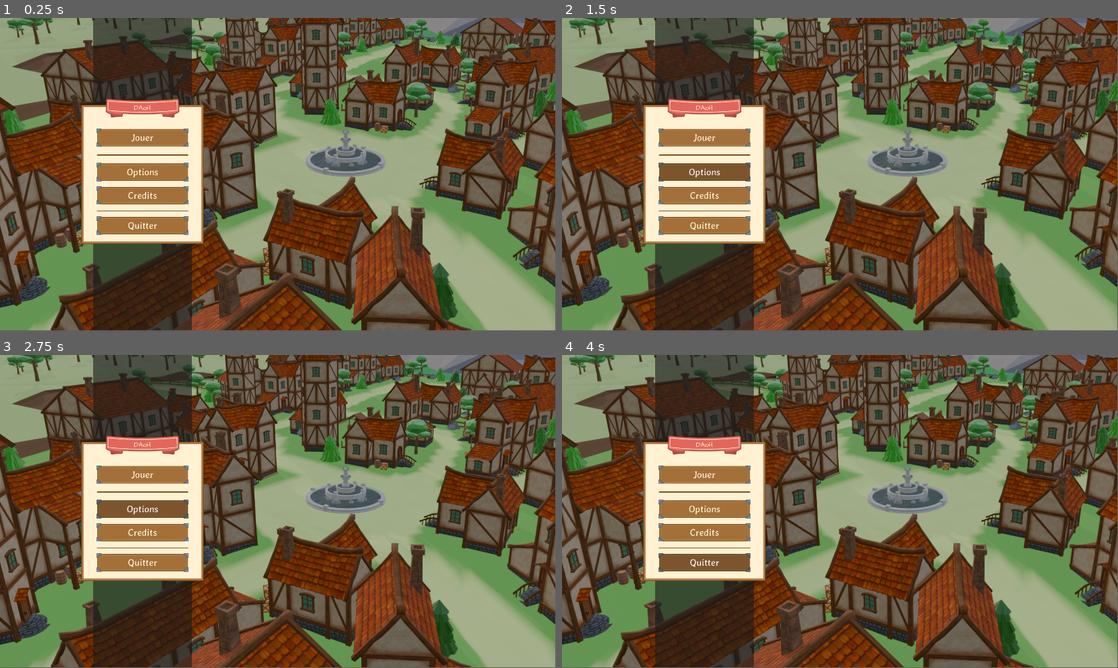
Above: before the commit, frames 1-4 (two rows, left to right).
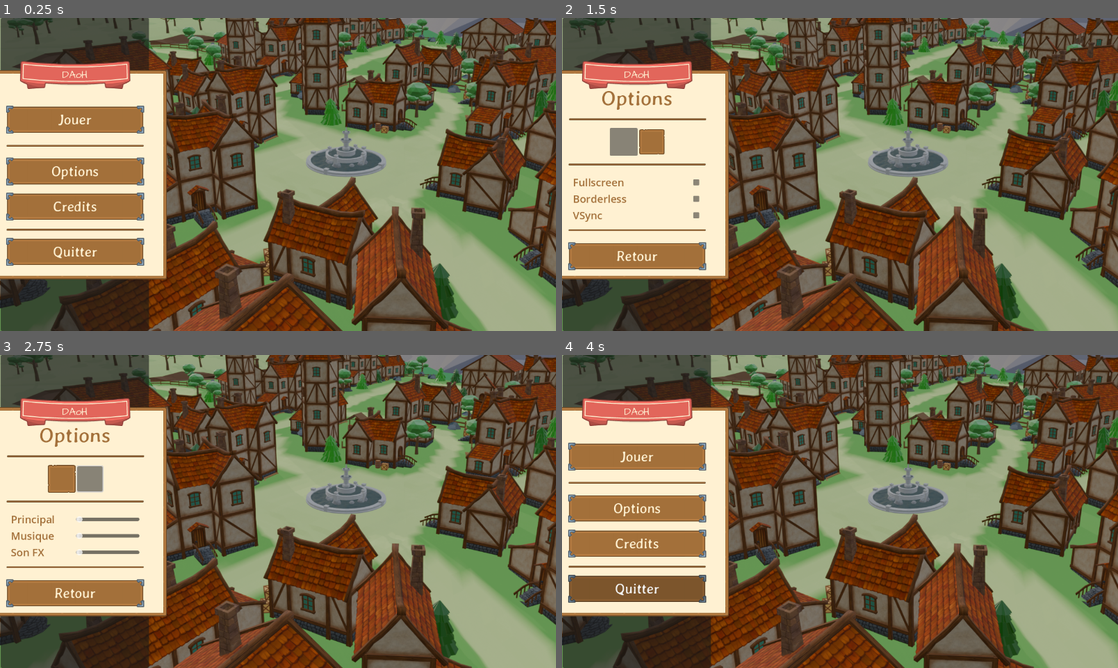
Above: after the commit, the same moments.

Repository: LuDoSniper/DAoH
Game: Godot game, scene res://scenes/menu/home/home_menu.tscn
The game is run twice, just before and just after one commit, with the same random seed, the same clock (stepped at 60 frames per second) and the same inputs.
Inputs (mouse positions are in pixels of both pictures, inside the frame that each line leads up to):
- Up to frame 1 (0.25 s): no input
- Up to frame 2 (1.5 s): click "Options" at 0.5 s; click (623, 140) at 1.27 s
- Up to frame 3 (2.75 s): click (88, 477) at 2.02 s
- Up to frame 4 (4 s): click (706, 533) at 2.75 s, where only the run before the commit has a clickable "Credits"; click "Retour" at 3.5 s
In our replay, the window is 799x449 before the commit and 800x450 after it. These sizes can differ from the game's own. Grey fills any space a smaller window leaves; there, only what the larger window draws over its background counts as a difference.

The runs differ from the first frame. In frame 1, 34% of the frame differs, in the area x 0-100%, y 0-100%; in frame 2, 33%; in frame 3, 33%; in frame 4, 34%.

Commit message:
Add settings scene

Diff:
--- a/project.godot
+++ b/project.godot
@@ -23,9 +23,8 @@
 
 [display]
 
-window/size/viewport_width=1920
-window/size/viewport_height=1080
-window/size/mode=3
+window/size/viewport_width=1280
+window/size/viewport_height=720
 
 [input]
 
--- a/scenes/menu/home/home_menu.gd
+++ b/scenes/menu/home/home_menu.gd
@@ -16,7 +16,7 @@
 
 
 func _on_settings_pressed() -> void:
-	print("Settings")
+	get_tree().change_scene_to_file("res://scenes/menu/settings/settings.tscn")
 
 func _on_credits_pressed() -> void:
 	get_tree().change_scene_to_file("res://scenes/menu/credits/credits.tscn")
--- /dev/null
+++ b/scenes/menu/settings/settings.gd
@@ -0,0 +1,63 @@
+extends Control
+
+@onready var video_type_button: Button = $MenuBG/Box/TypeMenu/Video
+@onready var audio_type_button: Button = $MenuBG/Box/TypeMenu/Audio
+@onready var video: HBoxContainer = $MenuBG/Box/Video
+@onready var audio: HBoxContainer = $MenuBG/Box/Audio
+
+var state = "video"
+
+var panel_selected = preload("res://addons/menu/panel_brown_arrows_dark_detail.png")
+var panel = preload("res://addons/menu/panel_brown_damaged_dark.png")
+
+func _ready() -> void:
+	_update_button_styles()
+
+func _on_video_pressed() -> void:
+	if state != "video":
+		state = "video"
+		video.visible = true
+		audio.visible = false
+		_update_button_styles()
+
+func _on_audio_pressed() -> void:
+	if state != "audio":
+		state = "audio"
+		video.visible = false
+		audio.visible = true
+		_update_button_styles()
+
+func _update_button_styles() -> void:
+	var selected_stylebox = StyleBoxTexture.new()
+	selected_stylebox.texture = panel_selected
+
+	var default_stylebox = StyleBoxTexture.new()
+	default_stylebox.texture = panel
+
+	if state == "video":
+		video_type_button.add_theme_stylebox_override("normal", selected_stylebox)
+		audio_type_button.add_theme_stylebox_override("normal", default_stylebox)
+	else:
+		audio_type_button.add_theme_stylebox_override("normal", selected_stylebox)
+		video_type_button.add_theme_stylebox_override("normal", default_stylebox)
+
+func _on_quitter_pressed() -> void:
+	get_tree().change_scene_to_file("res://scenes/menu/home/home_menu.tscn")
+
+
+func _on_fullscreen_toggled(toggled_on: bool) -> void:
+	if toggled_on:
+		DisplayServer.window_set_mode(DisplayServer.WINDOW_MODE_FULLSCREEN)
+	else:
+		DisplayServer.window_set_mode(DisplayServer.WINDOW_MODE_WINDOWED)
+
+func _on_borderless_toggled(toggled_on: bool) -> void:
+	# Ne s'applique que si on est en mode fenêtré
+	if DisplayServer.window_get_mode() == DisplayServer.WINDOW_MODE_WINDOWED:
+		DisplayServer.window_set_flag(DisplayServer.WINDOW_FLAG_BORDERLESS, toggled_on)
+
+func _on_v_sync_toggled(toggled_on: bool) -> void:
+	# Active ou désactive la V-Sync
+	DisplayServer.window_set_vsync_mode(
+		DisplayServer.VSYNC_ENABLED if toggled_on else DisplayServer.VSYNC_DISABLED
+	)
--- /dev/null
+++ b/scenes/menu/settings/settings.tscn
@@ -0,0 +1,384 @@
+[gd_scene load_steps=21 format=3 uid="uid://bo11voxn7kjnh"]
+
+[ext_resource type="Script" uid="uid://cqweqwrktltpt" path="res://scenes/menu/settings/settings.gd" id="1_j2hhu"]
+[ext_resource type="Texture2D" uid="uid://b0l250speial6" path="res://addons/menu/backgorund.png" id="1_q0jny"]
+[ext_resource type="Texture2D" uid="uid://cu7e4oa8l550b" path="res://addons/menu/background_menu.png" id="2_j2hhu"]
+[ext_resource type="Texture2D" uid="uid://eardw2gpfua0" path="res://addons/menu/banner_classic_curtain.png" id="3_raitm"]
+[ext_resource type="FontFile" uid="uid://cwmm4nox1semj" path="res://addons/menu/ArchitectsDaughter-Regular.ttf" id="4_wxqhd"]
+[ext_resource type="FontFile" uid="uid://dtt47eqkbupus" path="res://addons/menu/AveriaGruesaLibre-Regular.ttf" id="5_27xop"]
+[ext_resource type="Texture2D" uid="uid://ci2jec1qk52vq" path="res://addons/menu/coupure.png" id="6_0bjim"]
+[ext_resource type="Texture2D" uid="uid://b8bpd53ul5cgi" path="res://addons/menu/bouton.png" id="7_k1bdj"]
+[ext_resource type="Texture2D" uid="uid://dkyahl08epuid" path="res://addons/menu/panel_brown_arrows_dark_detail.png" id="8_wxqhd"]
+[ext_resource type="Texture2D" uid="uid://bf1v8nxq8uafa" path="res://addons/menu/panel_brown_damaged_dark.png" id="9_27xop"]
+
+[sub_resource type="StyleBoxTexture" id="StyleBoxTexture_tk68u"]
+texture = ExtResource("1_q0jny")
+modulate_color = Color(0.886262, 0.886262, 0.886261, 1)
+
+[sub_resource type="StyleBoxTexture" id="StyleBoxTexture_7xv20"]
+texture = ExtResource("2_j2hhu")
+
+[sub_resource type="StyleBoxTexture" id="StyleBoxTexture_t40bu"]
+texture = ExtResource("3_raitm")
+
+[sub_resource type="StyleBoxTexture" id="StyleBoxTexture_rdo6b"]
+texture = ExtResource("6_0bjim")
+
+[sub_resource type="StyleBoxTexture" id="StyleBoxTexture_0bjim"]
+texture = ExtResource("8_wxqhd")
+
+[sub_resource type="StyleBoxTexture" id="StyleBoxTexture_k1bdj"]
+texture = ExtResource("9_27xop")
+
+[sub_resource type="StyleBoxTexture" id="StyleBoxTexture_hdkr8"]
+texture = ExtResource("7_k1bdj")
+modulate_color = Color(0.760784, 0.760784, 0.760784, 1)
+
+[sub_resource type="StyleBoxTexture" id="StyleBoxTexture_wkj13"]
+texture = ExtResource("7_k1bdj")
+modulate_color = Color(0.760784, 0.760784, 0.760784, 1)
+
+[sub_resource type="StyleBoxTexture" id="StyleBoxTexture_7kjfy"]
+texture = ExtResource("7_k1bdj")
+modulate_color = Color(0.760784, 0.760784, 0.760784, 1)
+
+[sub_resource type="StyleBoxTexture" id="StyleBoxTexture_j5tnx"]
+texture = ExtResource("7_k1bdj")
+
+[node name="Settings" type="Control"]
+layout_mode = 3
+anchors_preset = 15
+anchor_right = 1.0
+anchor_bottom = 1.0
+grow_horizontal = 2
+grow_vertical = 2
+script = ExtResource("1_j2hhu")
+
+[node name="Game" type="Panel" parent="."]
+layout_mode = 1
+anchors_preset = 15
+anchor_right = 1.0
+anchor_bottom = 1.0
+grow_horizontal = 2
+grow_vertical = 2
+theme_override_styles/panel = SubResource("StyleBoxTexture_tk68u")
+
+[node name="Panel" type="Panel" parent="."]
+layout_mode = 1
+anchors_preset = 13
+anchor_left = 0.5
+anchor_right = 0.5
+anchor_bottom = 1.0
+offset_left = -638.5
+offset_right = -297.5
+grow_horizontal = 2
+grow_vertical = 2
+
+[node name="MenuBG" type="Panel" parent="."]
+layout_mode = 1
+anchors_preset = 8
+anchor_left = 0.5
+anchor_top = 0.5
+anchor_right = 0.5
+anchor_bottom = 0.5
+offset_left = -679.0
+offset_top = -240.5
+offset_right = -256.0
+offset_bottom = 240.5
+grow_horizontal = 2
+grow_vertical = 2
+theme_override_styles/panel = SubResource("StyleBoxTexture_7xv20")
+
+[node name="Bandeau" type="Panel" parent="MenuBG"]
+layout_mode = 1
+anchors_preset = 5
+anchor_left = 0.5
+anchor_right = 0.5
+offset_left = -127.0
+offset_top = -21.5
+offset_right = 127.0
+offset_bottom = 42.5
+grow_horizontal = 2
+theme_override_styles/panel = SubResource("StyleBoxTexture_t40bu")
+
+[node name="Label" type="Label" parent="MenuBG/Bandeau"]
+layout_mode = 1
+anchors_preset = 8
+anchor_left = 0.5
+anchor_top = 0.5
+anchor_right = 0.5
+anchor_bottom = 0.5
+offset_left = -133.0
+offset_top = -55.5
+offset_right = 133.0
+offset_bottom = 55.5
+grow_horizontal = 2
+grow_vertical = 2
+theme_override_colors/font_color = Color(1, 0.945098, 0.823529, 1)
+theme_override_fonts/font = ExtResource("4_wxqhd")
+theme_override_font_sizes/font_size = 24
+text = "DAoH"
+horizontal_alignment = 1
+vertical_alignment = 1
+
+[node name="Box" type="Control" parent="MenuBG"]
+layout_mode = 1
+anchors_preset = 8
+anchor_left = 0.5
+anchor_top = 0.5
+anchor_right = 0.5
+anchor_bottom = 0.5
+offset_left = -120.5
+offset_top = -74.0
+offset_right = 120.5
+offset_bottom = 74.0
+grow_horizontal = 2
+grow_vertical = 2
+
+[node name="Credits" type="Label" parent="MenuBG/Box"]
+layout_mode = 1
+anchors_preset = 5
+anchor_left = 0.5
+anchor_right = 0.5
+offset_left = -101.0
+offset_top = -141.0
+offset_right = 101.0
+offset_bottom = -64.0
+grow_horizontal = 2
+theme_override_colors/font_color = Color(0.639216, 0.439216, 0.227451, 1)
+theme_override_fonts/font = ExtResource("5_27xop")
+theme_override_font_sizes/font_size = 48
+text = "Options"
+horizontal_alignment = 1
+vertical_alignment = 1
+
+[node name="Coupure3" type="Panel" parent="MenuBG/Box"]
+clip_contents = true
+custom_minimum_size = Vector2(318, 4)
+layout_mode = 1
+anchors_preset = 8
+anchor_left = 0.5
+anchor_top = 0.5
+anchor_right = 0.5
+anchor_bottom = 0.5
+offset_left = -157.5
+offset_top = -130.0
+offset_right = 160.5
+offset_bottom = -126.0
+grow_horizontal = 2
+grow_vertical = 2
+theme_override_styles/panel = SubResource("StyleBoxTexture_rdo6b")
+
+[node name="Coupure" type="Panel" parent="MenuBG/Box"]
+clip_contents = true
+custom_minimum_size = Vector2(318, 4)
+layout_mode = 1
+anchors_preset = 8
+anchor_left = 0.5
+anchor_top = 0.5
+anchor_right = 0.5
+anchor_bottom = 0.5
+offset_left = -158.5
+offset_top = -26.0
+offset_right = 159.5
+offset_bottom = -22.0
+grow_horizontal = 2
+grow_vertical = 2
+theme_override_styles/panel = SubResource("StyleBoxTexture_rdo6b")
+
+[node name="TypeMenu" type="HBoxContainer" parent="MenuBG/Box"]
+layout_mode = 1
+anchors_preset = 5
+anchor_left = 0.5
+anchor_right = 0.5
+offset_left = -62.5
+offset_top = -34.0
+offset_right = 63.5
+offset_bottom = 30.0
+grow_horizontal = 2
+
+[node name="Video" type="Button" parent="MenuBG/Box/TypeMenu"]
+clip_contents = true
+custom_minimum_size = Vector2(64, 64)
+layout_mode = 2
+size_flags_horizontal = 0
+size_flags_vertical = 4
+theme_override_styles/normal = SubResource("StyleBoxTexture_0bjim")
+
+[node name="Audio" type="Button" parent="MenuBG/Box/TypeMenu"]
+custom_minimum_size = Vector2(58, 58)
+layout_mode = 2
+size_flags_horizontal = 0
+size_flags_vertical = 4
+theme_override_styles/normal = SubResource("StyleBoxTexture_k1bdj")
+
+[node name="Video" type="HBoxContainer" parent="MenuBG/Box"]
+layout_mode = 1
+anchors_preset = 8
+anchor_left = 0.5
+anchor_top = 0.5
+anchor_right = 0.5
+anchor_bottom = 0.5
+offset_left = -147.5
+offset_right = 148.5
+offset_bottom = 110.0
+grow_horizontal = 2
+grow_vertical = 2
+
+[node name="Labels" type="VBoxContainer" parent="MenuBG/Box/Video"]
+layout_direction = 2
+layout_mode = 2
+size_flags_horizontal = 3
+
+[node name="Fullscreen" type="Label" parent="MenuBG/Box/Video/Labels"]
+layout_direction = 2
+layout_mode = 2
+size_flags_vertical = 7
+theme_override_colors/font_color = Color(0.639216, 0.439216, 0.227451, 1)
+theme_override_font_sizes/font_size = 24
+text = "Fullscreen"
+
+[node name="Borderless" type="Label" parent="MenuBG/Box/Video/Labels"]
+layout_direction = 2
+layout_mode = 2
+size_flags_vertical = 7
+theme_override_colors/font_color = Color(0.639216, 0.439216, 0.227451, 1)
+theme_override_font_sizes/font_size = 24
+text = "Borderless"
+
+[node name="VSync" type="Label" parent="MenuBG/Box/Video/Labels"]
+layout_direction = 2
+layout_mode = 2
+size_flags_vertical = 7
+theme_override_colors/font_color = Color(0.639216, 0.439216, 0.227451, 1)
+theme_override_font_sizes/font_size = 24
+text = "VSync"
+
+[node name="Checks" type="VBoxContainer" parent="MenuBG/Box/Video"]
+layout_direction = 2
+layout_mode = 2
+size_flags_horizontal = 3
+
+[node name="Fullscreen" type="CheckBox" parent="MenuBG/Box/Video/Checks"]
+layout_direction = 3
+layout_mode = 2
+size_flags_vertical = 7
+
+[node name="Borderless" type="CheckBox" parent="MenuBG/Box/Video/Checks"]
+layout_direction = 3
+layout_mode = 2
+size_flags_vertical = 7
+
+[node name="VSync" type="CheckBox" parent="MenuBG/Box/Video/Checks"]
+layout_direction = 3
+layout_mode = 2
+size_flags_vertical = 7
+
+[node name="Audio" type="HBoxContainer" parent="MenuBG/Box"]
+visible = false
+layout_mode = 1
+anchors_preset = 8
+anchor_left = 0.5
+anchor_top = 0.5
+anchor_right = 0.5
+anchor_bottom = 0.5
+offset_left = -147.5
+offset_right = 148.5
+offset_bottom = 110.0
+grow_horizontal = 2
+grow_vertical = 2
+
+[node name="Labels" type="VBoxContainer" parent="MenuBG/Box/Audio"]
+layout_direction = 2
+layout_mode = 2
+size_flags_horizontal = 3
+
+[node name="Master" type="Label" parent="MenuBG/Box/Audio/Labels"]
+layout_direction = 2
+layout_mode = 2
+size_flags_vertical = 7
+theme_override_colors/font_color = Color(0.639216, 0.439216, 0.227451, 1)
+theme_override_font_sizes/font_size = 24
+text = "Principal"
+
+[node name="Music" type="Label" parent="MenuBG/Box/Audio/Labels"]
+layout_direction = 2
+layout_mode = 2
+size_flags_vertical = 7
+theme_override_colors/font_color = Color(0.639216, 0.439216, 0.227451, 1)
+theme_override_font_sizes/font_size = 24
+text = "Musique"
+
+[node name="Son FX" type="Label" parent="MenuBG/Box/Audio/Labels"]
+layout_direction = 2
+layout_mode = 2
+size_flags_vertical = 7
+theme_override_colors/font_color = Color(0.639216, 0.439216, 0.227451, 1)
+theme_override_font_sizes/font_size = 24
+text = "Son FX"
+
+[node name="Sliders" type="VBoxContainer" parent="MenuBG/Box/Audio"]
+layout_direction = 2
+layout_mode = 2
+size_flags_horizontal = 3
+
+[node name="HSlider3" type="HSlider" parent="MenuBG/Box/Audio/Sliders"]
+layout_mode = 2
+size_flags_vertical = 7
+
+[node name="HSlider" type="HSlider" parent="MenuBG/Box/Audio/Sliders"]
+layout_mode = 2
+size_flags_vertical = 7
+
+[node name="HSlider2" type="HSlider" parent="MenuBG/Box/Audio/Sliders"]
+layout_mode = 2
+size_flags_vertical = 7
+
+[node name="Coupure2" type="Panel" parent="MenuBG/Box"]
+clip_contents = true
+custom_minimum_size = Vector2(318, 4)
+layout_mode = 1
+anchors_preset = 8
+anchor_left = 0.5
+anchor_top = 0.5
+anchor_right = 0.5
+anchor_bottom = 0.5
+offset_left = -158.5
+offset_top = 125.0
+offset_right = 159.5
+offset_bottom = 129.0
+grow_horizontal = 2
+grow_vertical = 2
+theme_override_styles/panel = SubResource("StyleBoxTexture_rdo6b")
+
+[node name="quitter" type="Button" parent="MenuBG/Box"]
+clip_contents = true
+custom_minimum_size = Vector2(296, 64)
+layout_mode = 1
+anchors_preset = 8
+anchor_left = 0.5
+anchor_top = 0.5
+anchor_right = 0.5
+anchor_bottom = 0.5
+offset_left = -159.0
+offset_top = 155.0
+offset_right = 159.0
+offset_bottom = 219.0
+grow_horizontal = 2
+grow_vertical = 2
+size_flags_vertical = 3
+theme_override_colors/font_color = Color(1, 0.945098, 0.823529, 1)
+theme_override_fonts/font = ExtResource("5_27xop")
+theme_override_font_sizes/font_size = 32
+theme_override_styles/focus = SubResource("StyleBoxTexture_hdkr8")
+theme_override_styles/hover = SubResource("StyleBoxTexture_wkj13")
+theme_override_styles/pressed = SubResource("StyleBoxTexture_7kjfy")
+theme_override_styles/normal = SubResource("StyleBoxTexture_j5tnx")
+text = "Retour"
+
+[connection signal="pressed" from="MenuBG/Box/TypeMenu/Video" to="." method="_on_video_pressed"]
+[connection signal="pressed" from="MenuBG/Box/TypeMenu/Audio" to="." method="_on_audio_pressed"]
+[connection signal="toggled" from="MenuBG/Box/Video/Checks/Fullscreen" to="." method="_on_fullscreen_toggled"]
+[connection signal="toggled" from="MenuBG/Box/Video/Checks/Borderless" to="." method="_on_borderless_toggled"]
+[connection signal="toggled" from="MenuBG/Box/Video/Checks/VSync" to="." method="_on_v_sync_toggled"]
+[connection signal="pressed" from="MenuBG/Box/quitter" to="." method="_on_quitter_pressed"]
Binary file added: addons/menu/panel_brown_arrows_dark_detail.png
Not shown, added: addons/menu/panel_brown_arrows_dark_detail.png.import
Binary file added: addons/menu/panel_brown_damaged_dark.png
Not shown, added: addons/menu/panel_brown_damaged_dark.png.import
Not shown, added: export_presets.cfg
Not shown, added: scenes/menu/settings/settings.gd.uid
Not shown, added: MajorB2.console.exe
Not shown, added: MajorB2.exe
Not shown, added: MajorB2.pck
